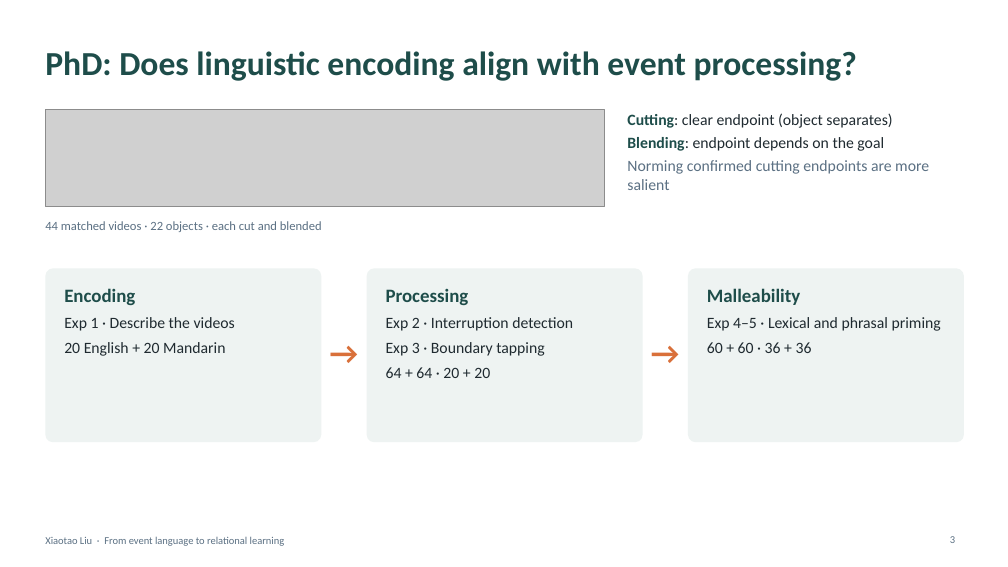
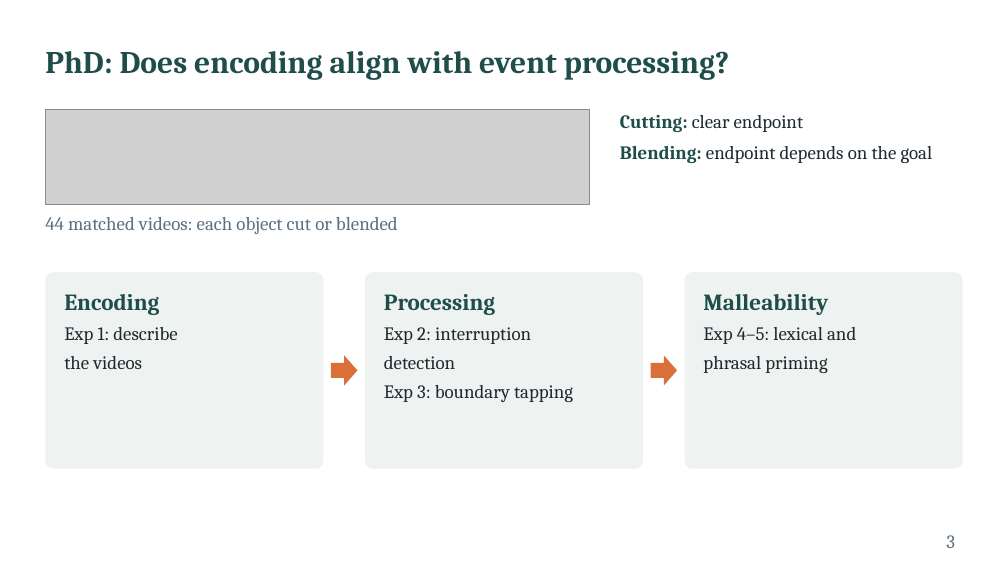
Before and after one commit to xtaoliu/claude, a slide deck: slide 3 of Liu_postdoc_interview_talk.pptx. Drawn at 1008x567 pixels with LibreOffice and Linux fonts; fonts in the diff are those of the drawing; grey boxes stand for pictures. Boxes give left, top, right and bottom in pixels: in the first picture for what was removed or moved away, otherwise in the second. Text is boxed around its words. In the diff, an @@ line names an element or a change of style, - is before the commit and + after.

```diff
--- a/Liu_postdoc_interview_talk.pptx
+++ b/Liu_postdoc_interview_talk.pptx
@@ title at (45,51,730,80): text changed; size 32 to 30 pt; font Calibri to Cambria @@
-PhD: Does linguistic encoding align with event processing?
+PhD: Does encoding align with event processing?
@@ picture: place and size @@
-picture at (45,110,605,206)
+picture at (45,110,590,204)
@@ text at (620,115,803,132): text changed; size 15 to 18 pt; font Calibri to Cambria @@
-Cutting: clear endpoint (object separates)
+Cutting: clear endpoint
@@ text "Cutting: clear endpoint": place and size @@
-text "Cutting: clear endpoint" at (627,113,929,190)
+text "Cutting: clear endpoint" at (620,115,933,163)
@@ text at (620,146,933,163): size 15 to 18 pt, font Calibri to Cambria in "Blending: endpoint depends on the goal"; text colour #1F2A30 to #1E4D4A, bold on in "Blending:"; more space between paragraphs @@
@@ text at (627,160,929,190): paragraph removed @@
-Norming confirmed cutting endpoints are more salient
@@ text at (45,217,398,234): text changed; size 12 to 18 pt; font Calibri to Cambria @@
-44 matched videos · 22 objects · each cut and blended
+44 matched videos: each object cut or blended
@@ text "44 matched videos: each object ..." at (45,217,398,234): vertical alignment middle to top @@
@@ rounded rectangle: place and size @@
-rounded rectangle at (45,268,321,442)
+rounded rectangle at (45,272,324,469)
@@ text at (64,294,159,315): size 18 to 22 pt, font Calibri to Cambria in "Encoding" @@
@@ rounded rectangle: place and size @@
-rounded rectangle at (367,268,643,442)
+rounded rectangle at (365,272,644,469)
@@ text at (384,294,495,315): size 18 to 22 pt, font Calibri to Cambria in "Processing" @@
@@ proportions changed in 3 elements at (365,272,644,469), (45,272,324,469), (685,272,963,469) @@
@@ rounded rectangle: place and size @@
-rounded rectangle at (688,268,964,442)
+rounded rectangle at (685,272,963,469)
@@ text at (703,294,828,315): size 18 to 22 pt, font Calibri to Cambria in "Malleability" @@
@@ text at (64,327,177,369): text changed; size 15 to 18 pt; font Calibri to Cambria @@
-Exp 1 · Describe the videos
-20 English + 20 Mandarin
+Exp 1: describe
+the videos
@@ text at (384,327,573,402): text changed; size 15 to 18 pt; font Calibri to Cambria @@
-Exp 2 · Interruption detection
-Exp 3 · Boundary tapping
-64 + 64 · 20 + 20
+Exp 2: interruption
+detection
+Exp 3: boundary tapping
@@ text at (703,327,856,373): text changed; size 15 to 18 pt; font Calibri to Cambria @@
-Exp 4–5 · Lexical and phrasal priming
-60 + 60 · 36 + 36
+Exp 4–5: lexical and
+phrasal priming
@@ text in right arrow at (331,355,358,386): text removed @@
-→
@@ right arrow: place and size @@
-right arrow at (321,329,367,374)
+right arrow at (331,355,358,386)
@@ right arrow at (331,355,358,386): fill none to #D9703A @@
@@ right arrow at (651,355,678,386): fill none to #D9703A @@
@@ text in right arrow at (651,355,678,386): text removed @@
-→
@@ right arrow: place and size @@
-right arrow at (643,329,688,374)
+right arrow at (651,355,678,386)
@@ text removed at (45,537,285,546) @@
-Xiaotao Liu · From event language to relational learning
@@ page number at (946,535,955,548): size 10 to 18 pt, font Calibri to Cambria @@
```
Also in this commit, not shown: 11 other slides changed.
